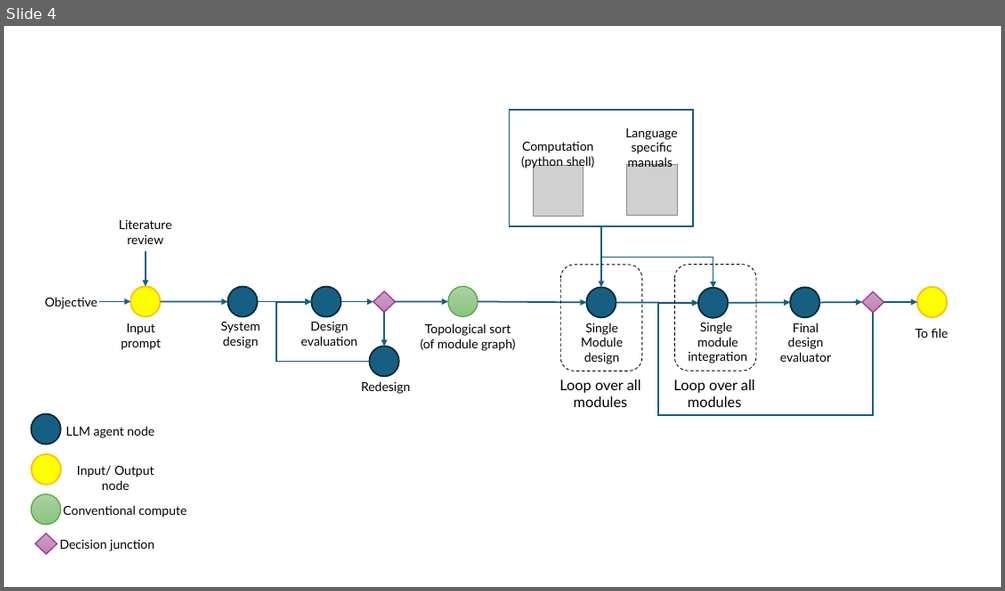
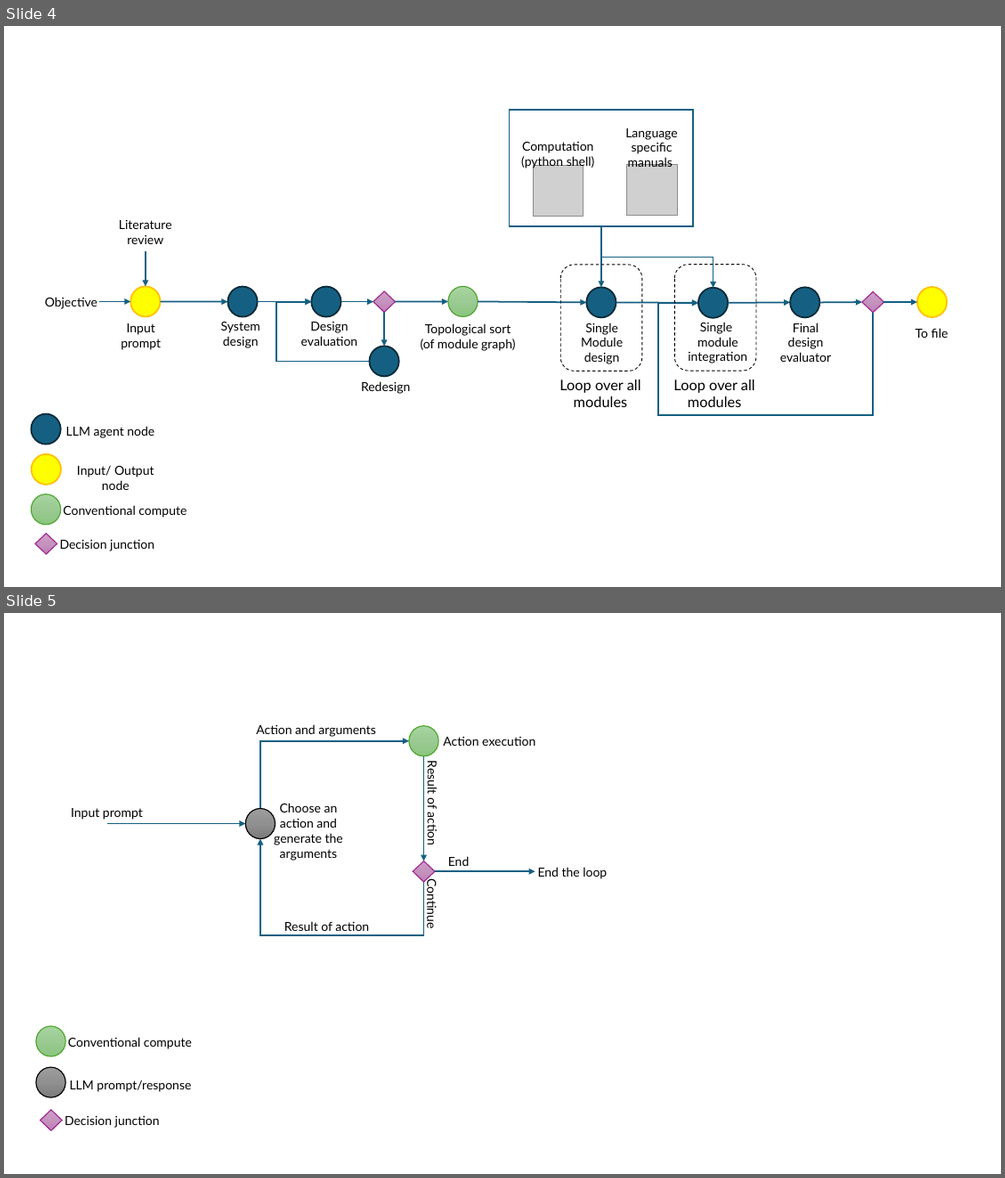
Before and after one commit to sarashs/FPGA_AGI, a slide deck: FPGA_AGI_v2.pptx. Shown one above the other, each under a label of ours: slide 4 before the commit, slides 4 and 5 after it. The pictures are 1005x591 and 1005x1178 pixels, drawn with LibreOffice and Linux fonts; fonts in the diff are those of the drawing; grey boxes stand for pictures. Boxes give left, top, right and bottom in pixels: in the first picture for what was removed or moved away, otherwise in the second. Text is boxed around its words. In the diff, an @@ line names an element or a change of style, - is before the commit and + after.

```diff
--- a/FPGA_AGI_v2.pptx
+++ b/FPGA_AGI_v2.pptx
@@ slide 5 added at (x1=4, y1=613, x2=1001, y2=1174), background #FFFFFF @@
@@ text added at (x1=256, y1=724, x2=376, y2=737), 12 pt, text #000000 @@
+Action and arguments
@@ elbow arrow added from (260, 808) to (409, 741), #156082 1.5 pt @@
@@ ellipse added at (x1=409, y1=726, x2=439, y2=756), fill gradient #A8D5A0 to #9CCA94 to #8AC680, outline #4EA72E 1 pt @@
@@ text added at (x1=443, y1=737, x2=535, y2=746), 12 pt, text #000000 @@
+Action execution
@@ arrow added from (423, 755) to (423, 861), #156082 1.5 pt @@
@@ text added at (x1=425, y1=763, x2=440, y2=844), 12 pt, text #000000 @@
+Result of action
@@ text added at (x1=71, y1=808, x2=143, y2=819), 12 pt, text #000000 @@
+Input prompt
@@ arrow added from (107, 824) to (245, 824), #156082 1.5 pt @@
@@ ellipse added at (x1=245, y1=808, x2=275, y2=839), fill gradient #9D9D9D to #909090 to #7C7C7C, outline #000000 1 pt @@
@@ text added at (x1=274, y1=803, x2=343, y2=860), 12 pt, text #000000 @@
+Choose an action and generate the arguments
@@ elbow arrow added from (423, 882) to (260, 839), #156082 1.5 pt @@
@@ diamond added at (x1=413, y1=861, x2=435, y2=882), fill gradient #D0A0C8 to #C693BD to #C17FB6, outline #A02B93 1 pt @@
@@ arrow added from (435, 872) to (535, 872), #156082 1.5 pt @@
@@ text added at (x1=448, y1=856, x2=469, y2=866), 12 pt, text #000000 @@
+End
@@ text added at (x1=538, y1=867, x2=607, y2=879), 12 pt, text #000000 @@
+End the loop
@@ text added at (x1=424, y1=883, x2=439, y2=927), 12 pt, text #000000 @@
+Continue
@@ text added at (x1=284, y1=921, x2=369, y2=931), 12 pt, text #000000 @@
+Result of action
@@ ellipse added at (x1=36, y1=1026, x2=66, y2=1056), fill gradient #A8D5A0 to #9CCA94 to #8AC680, outline #4EA72E 1 pt @@
@@ text added at (x1=68, y1=1037, x2=192, y2=1049), 12 pt, text #000000 @@
+Conventional compute
@@ ellipse added at (x1=36, y1=1067, x2=66, y2=1097), fill gradient #9D9D9D to #909090 to #7C7C7C, outline #000000 1 pt @@
@@ text added at (x1=70, y1=1079, x2=191, y2=1092), 12 pt, text #000000 @@
+LLM prompt/response
@@ diamond added at (x1=40, y1=1110, x2=62, y2=1130), fill gradient #D0A0C8 to #C693BD to #C17FB6, outline #A02B93 1 pt @@
@@ text added at (x1=65, y1=1116, x2=160, y2=1127), 12 pt, text #000000 @@
+Decision junction
```
Also in this commit, not shown: 3 other files.
